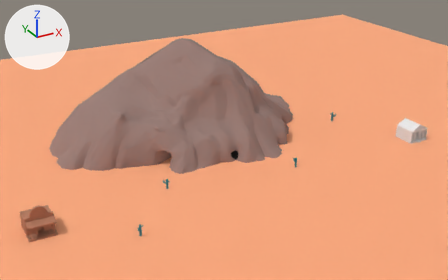
Before and after pictures for a commit that changed the Blender file blender/map.blend.
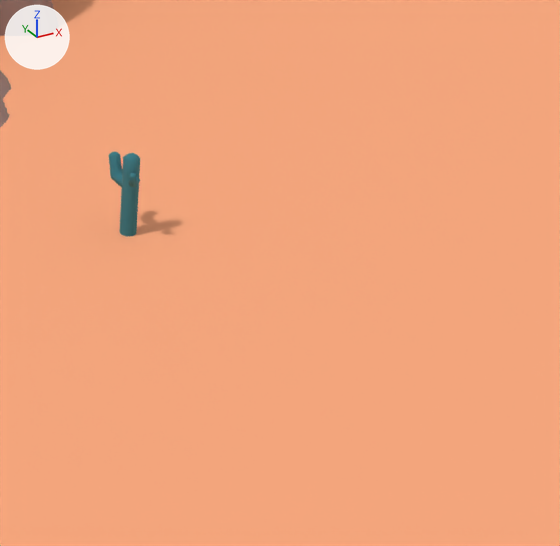
Each version appears first whole from a 50 mm lens placed at (-28.28, -45.22, 27.34), pointed at (-0.47, 5.34, 2.06), and next in a close-up on the part from 63% to 77% of the width and 50% to 72% of the height. The axes (+X, +Y, +Z) are drawn at upper left. The lights are the same throughout.

In view in the first close-up: 'Cactus', 'Floor', 'Mountain'.
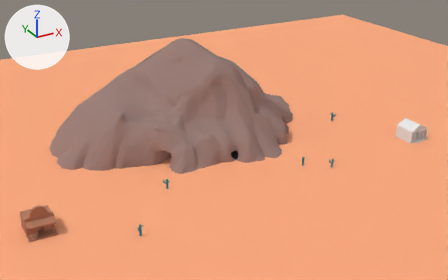
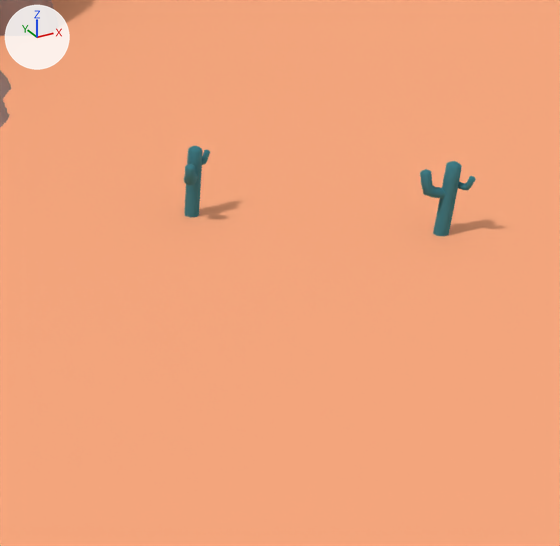
Where the change shows, as pixel boxes (x1, y1, x2, y2) in the close-ups (560 x 546 px):
'Cactus', moved, turned, rescaled
    before: (109, 152, 140, 236)
    after: (184, 146, 210, 218)
'Cactus.004', added (cyan)
    after: (420, 161, 476, 236)

The change, as a list of edits to the scene's bpy script:
```text
Change ob_cactus:
    ob_cactus.location: (4.82, 0.14, 0.0) -> (5.75, 0.22, 0.0)
    ob_cactus.rotation_euler: (0.0, 0.0, 0.0) -> (0.0, 0.0, 2.334)  # degrees (0, 0, 0) -> degrees (0, 0, 134)
    ob_cactus.scale: (1.45, 1.45, 1.45) -> (1.26, 1.26, 1.26)
Add ob_cactus_004:
    ob_cactus_004 = bpy.data.objects.new('Cactus.004', me_cylinder.copy())  # the mesh of ob_cactus
    ob_cactus_004.location = (7.96, -1.57, -0.08)
    ob_cactus_004.rotation_euler = (0.125, 0.0334, 1.256)  # degrees (7.2, 1.9, 72)
    ob_cactus_004.scale = (1.39, 1.39, 1.39)
```
